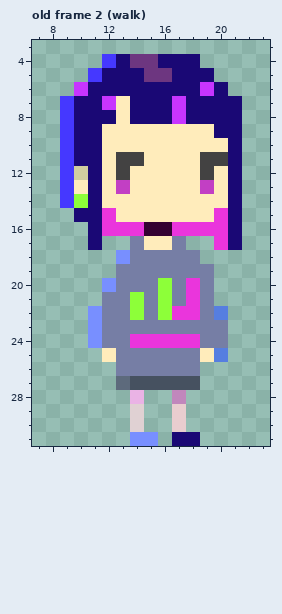
Pixel-art file: Assets/Image/player.aseprite. That is the earlier state.
32x32 pixels, 3 frames. Shown: old frame 2 (walk): x 7..23, y 3..31. The commit also changed other frames, which this record leaves out.
And afterwards:
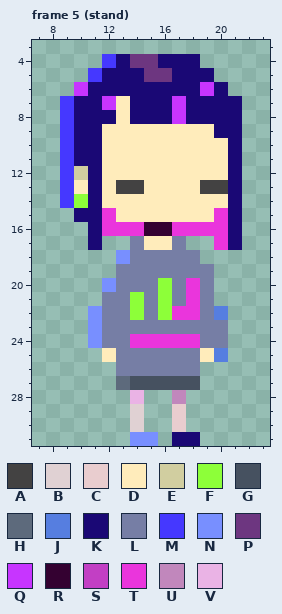
Palette (. is transparent): A #434242  B #e0d1d3  C #e9cdcf  D #ffecbb  E #d1cea0  F #8dff39  G #465160  H #5d6a7c  J #567ee0  K #1a0875  L #767ea5  M #4538ff  N #788fff  P #6d3680  Q #c735ff  R #340131  S #c23fc4  T #ea35dc  U #c187bc  V #eab3e5
A new or re-ordered frame is compared with the old frame closest to it.
From the commit log: キャラの瞬きを追加
What changed:
frames 3 -> 7
--- frame 5 (stand) is new; against old frame 2 (walk), layer "Layer 1"
@@ x 7..23 @@
 10 ..MKKDDDDDDDDDK..
-11 ..MKKDAADDDDAAK..
-12 ..MEKDADDDDDADK..
-13 ..MDKDSDDDDDSDK..
+11 ..MKKDDDDDDDDDK..
+12 ..MEKDDDDDDDDDK..
+13 ..MDKDAADDDDAAK..
 14 ..MFKDDDDDDDDDK..
Where, in picture pixels (left, top, right, bottom), the same in both pictures:
changed: (116, 152, 144, 194)
changed: (200, 152, 228, 194)
